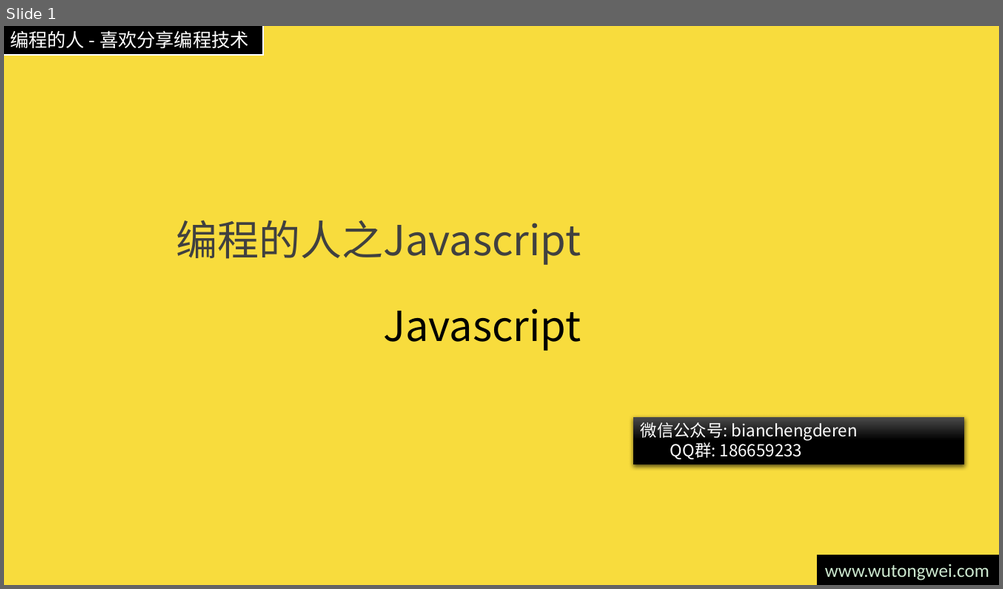
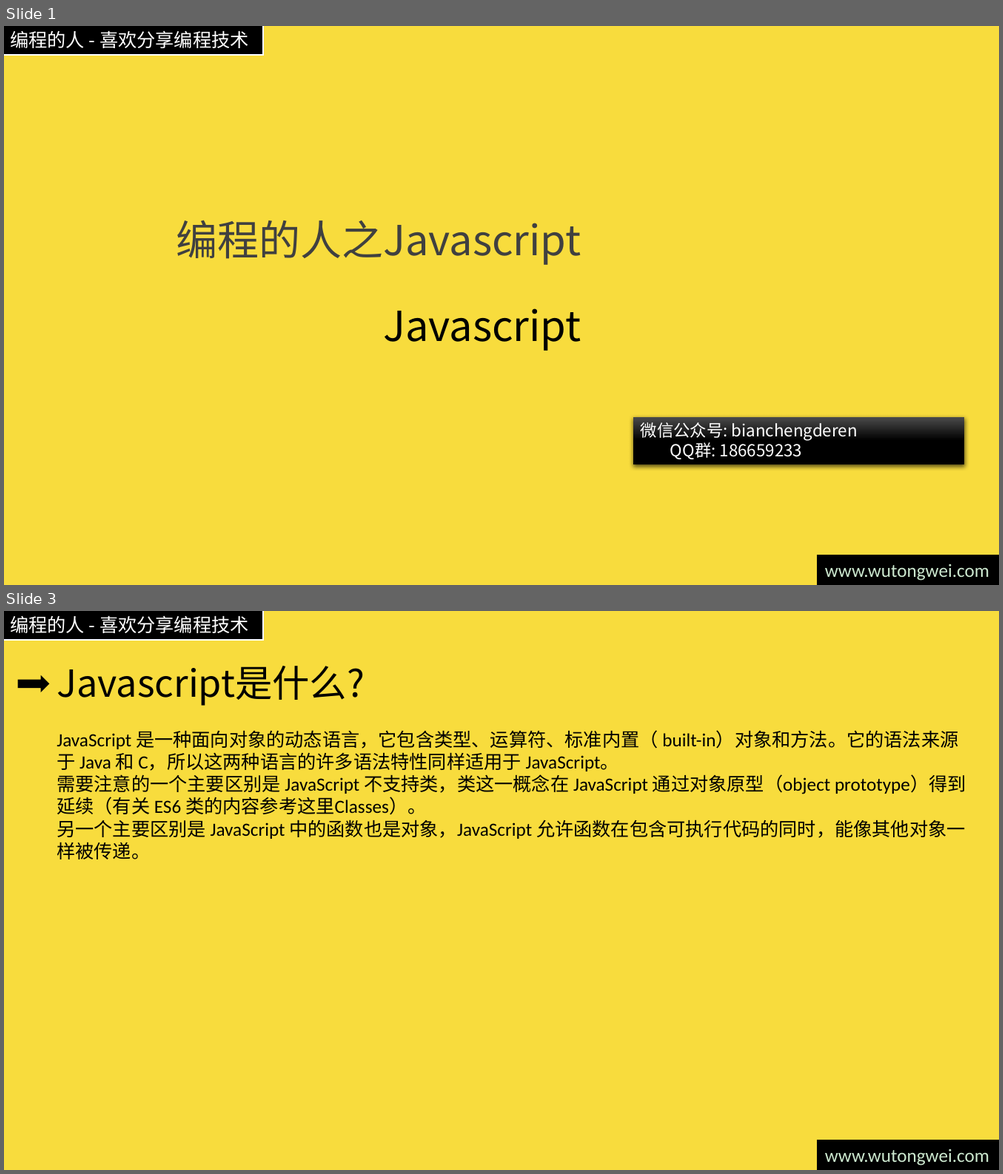
Before and after one commit to willculture/training, a slide deck: ppt/front-end/Javascript.pptx. Shown one above the other, each under a label of ours: slide 1 before the commit, slides 1 and 3 after it; the slides between them are not shown. The pictures are 1003x589 and 1003x1174 pixels, drawn with LibreOffice and Linux fonts; fonts in the diff are those of the drawing; background and template pictures are left out. Boxes give left, top, right and bottom in pixels: in the first picture for what was removed or moved away, otherwise in the second. Text is boxed around its words. In the diff, an @@ line names an element or a change of style, - is before the commit and + after.

```diff
--- a/ppt/front-end/Javascript.pptx
+++ b/ppt/front-end/Javascript.pptx
@@ slide 3 added at (4,611,999,1170), background #F8DC3D; not listed: 2 template elements that a slide beside it also shows @@
@@ right arrow added at (17,675,48,692), fill #000000 @@
@@ title added at (57,666,364,706), 36 pt, text #000000 @@
+Javascript是什么?
@@ text added at (57,730,966,860), 18 pt, text #000000 @@
+JavaScript 是一种面向对象的动态语言，它包含类型、运算符、标准内置（ built-in）对象和方法。它的语法来源于 Java 和 C，所以这两种语言的许多语法特性同样适用于 JavaScript。
+需要注意的一个主要区别是 JavaScript 不支持类，类这一概念在 JavaScript 通过对象原型（object prototype）得到延续（有关 ES6 类的内容参考这里Classes）。
+另一个主要区别是 JavaScript 中的函数也是对象，JavaScript 允许函数在包含可执行代码的同时，能像其他对象一样被传递。
```
Also in this commit, not shown: 1 slide changed, 10 other slides added, 1 slide removed.
